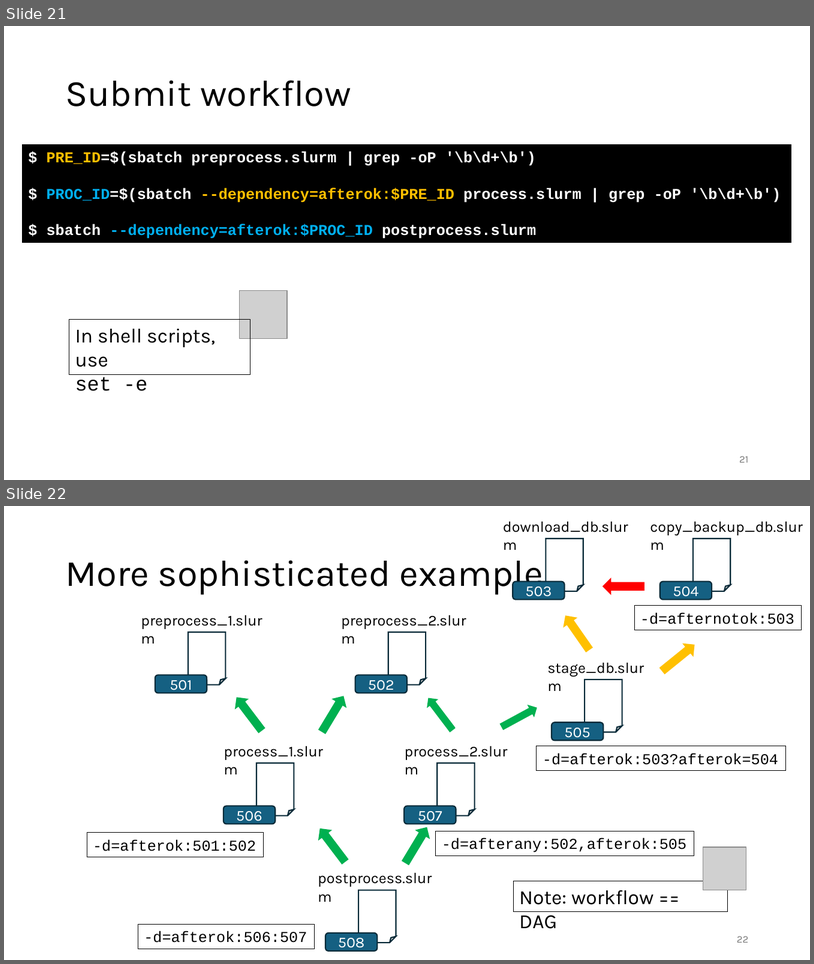
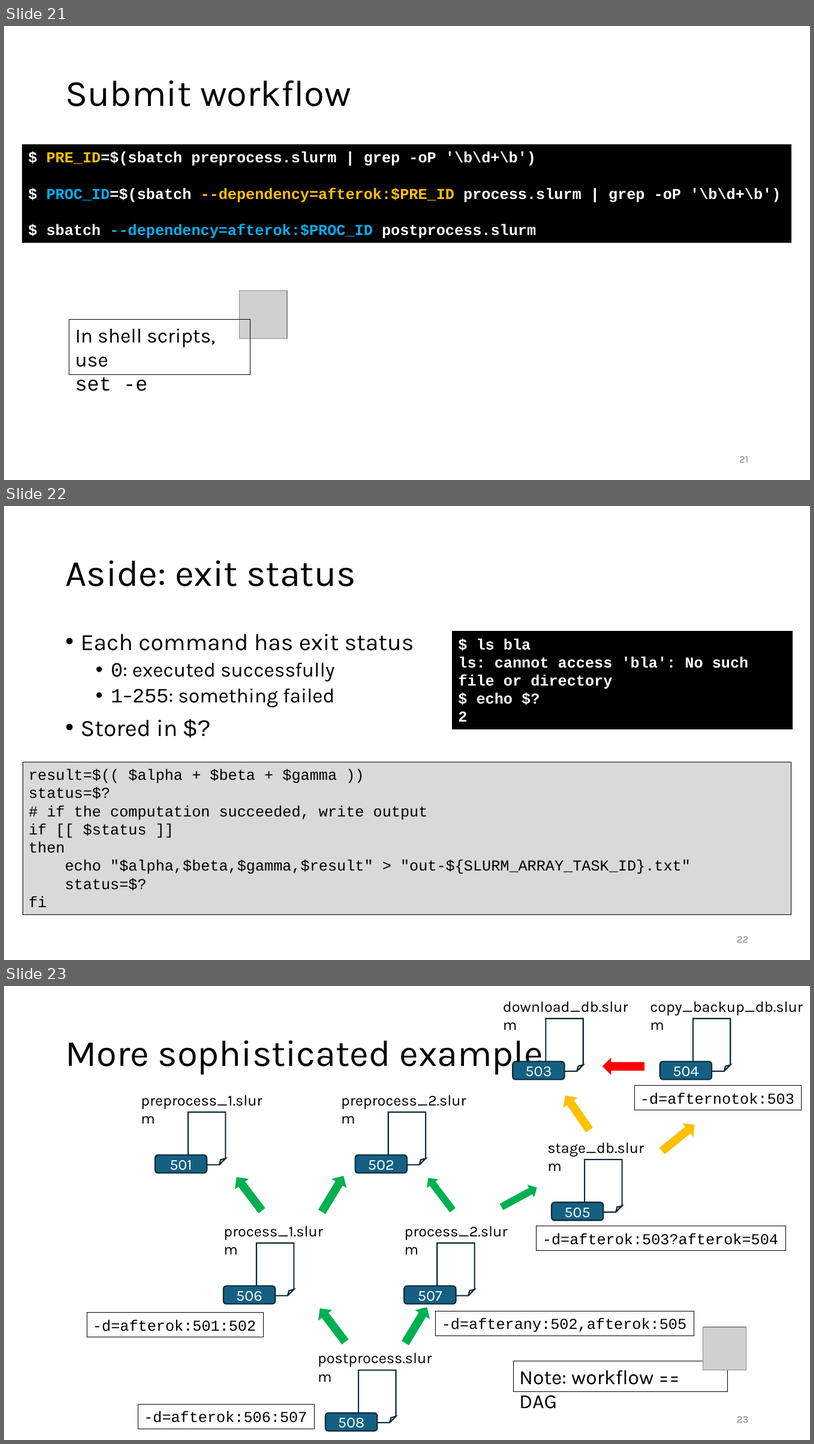
Before and after one commit to gjbex/Workflows-for-HPC, a slide deck: workflow_for_HPC.pptx. Shown one above the other, each under a label of ours: slides 21 and 22 before the commit, slides 21, 22 and 23 after it. The pictures are 814x964 and 814x1444 pixels, drawn with LibreOffice and Linux fonts; fonts in the diff are those of the drawing; grey boxes stand for pictures. Boxes give left, top, right and bottom in pixels: in the first picture for what was removed or moved away, otherwise in the second. Text is boxed around its words. In the diff, an @@ line names an element or a change of style, - is before the commit and + after.

Commit message:
Add slide on exit status

```diff
--- a/workflow_for_HPC.pptx
+++ b/workflow_for_HPC.pptx
@@ slide 22 added at [4,506,810,960], background #FFFFFF @@
@@ title added at [65,560,356,586], 44 pt, text #000000 @@
+Aside: exit status
@@ rectangle added at [453,631,794,729], fill #000000, outline #000000 0.75 pt, 18 pt, text #FFFFFF, bold @@
+$ ls bla
+ls: cannot access 'bla': No such file or directory
+$ echo $?
+2
@@ text added at [81,634,414,736], 24 pt, text #000000 @@
+• Each command has exit status
+  • 0: executed successfully
+  • 1–255: something failed
+• Stored in $?
@@ rectangle added at [23,762,792,915], fill #D9D9D9, outline #000000 0.75 pt, 18 pt, text #000000 @@
+result=$(( $alpha + $beta + $gamma ))
+status=$?
+# if the computation succeeded, write output
+if [[ $status ]]
+then
+echo "$alpha,$beta,$gamma,$result" > "out-${SLURM_ARRAY_TASK_ID}.txt"
+status=$?
+fi
@@ page number added at [737,936,749,942], 12 pt, text #797979 @@
+22
@@ what was slide 22 is now slide 23 @@
@@ page number at [737,1416,749,1422]: text changed @@
-22
+23
```
